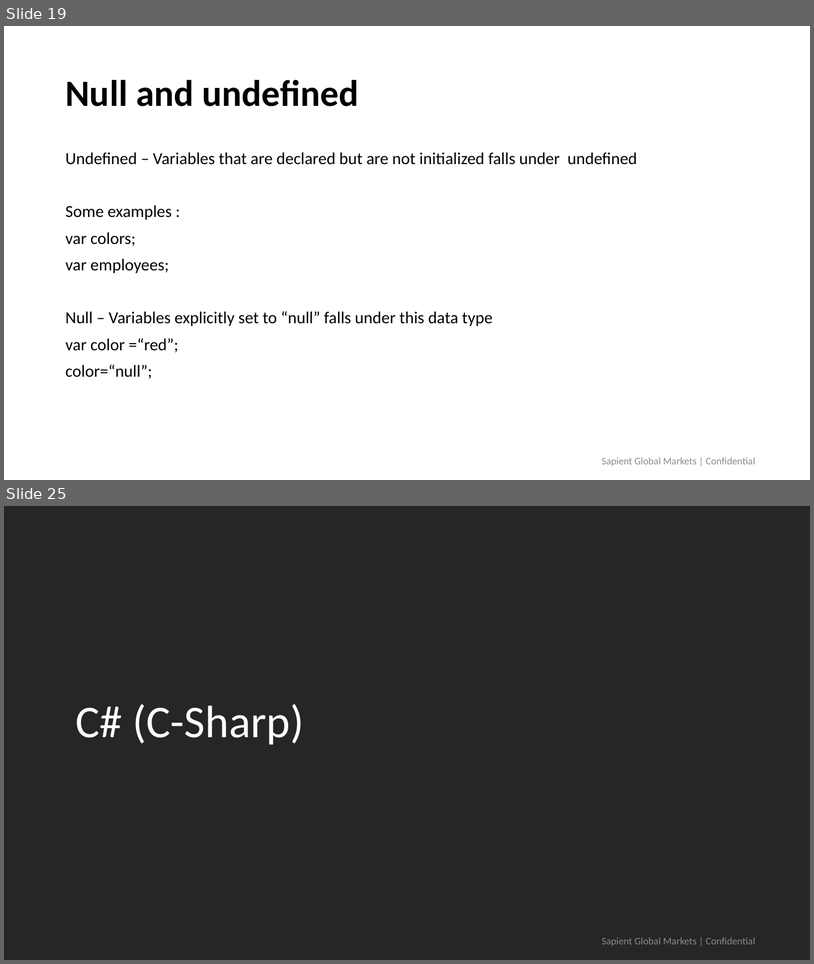
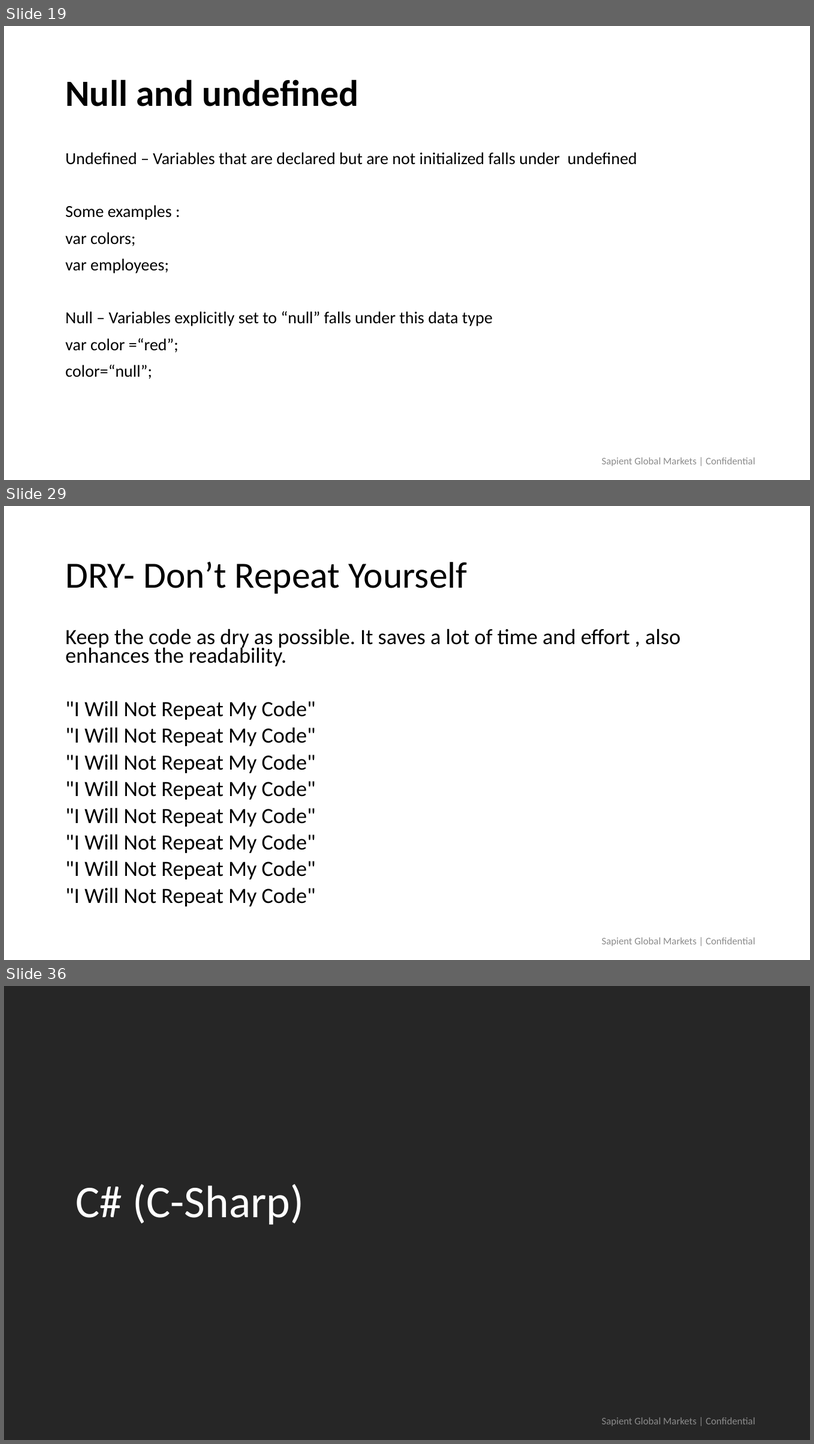
Before and after one commit to himanshu323/demoWebDev, a slide deck: Javascript.pptx. Shown one above the other, each under a label of ours: slides 19 and 25 before the commit, slides 19, 29 and 36 after it; the slides between them are not shown. The pictures are 814x964 and 814x1444 pixels, drawn with LibreOffice and Linux fonts; fonts in the diff are those of the drawing; background and template pictures are left out. Boxes give left, top, right and bottom in pixels: in the first picture for what was removed or moved away, otherwise in the second. Text is boxed around its words. In the diff, an @@ line names an element or a change of style, - is before the commit and + after.

```diff
--- a/Javascript.pptx
+++ b/Javascript.pptx
@@ slide 29 added at [4, 506, 810, 960], background #FFFFFF @@
@@ title added at [65, 562, 467, 594], 44 pt, text #000000 @@
+DRY- Don’t Repeat Yourself
@@ text added at [65, 628, 681, 906], 25.9 pt, text #000000 @@
+Keep the code as dry as possible. It saves a lot of time and effort , also enhances the readability.
+"I Will Not Repeat My Code"
+"I Will Not Repeat My Code"
+"I Will Not Repeat My Code"
+"I Will Not Repeat My Code"
+"I Will Not Repeat My Code"
+"I Will Not Repeat My Code"
+"I Will Not Repeat My Code"
+"I Will Not Repeat My Code"
@@ text added at [602, 937, 755, 946], 12 pt, text #8C8C8C @@
+Sapient Global Markets | Confidential
@@ what was slide 25 is now slide 36 @@
```
Also in this commit, not shown: 7 slides changed, 12 other slides added, 2 slides removed, 21 other files.
